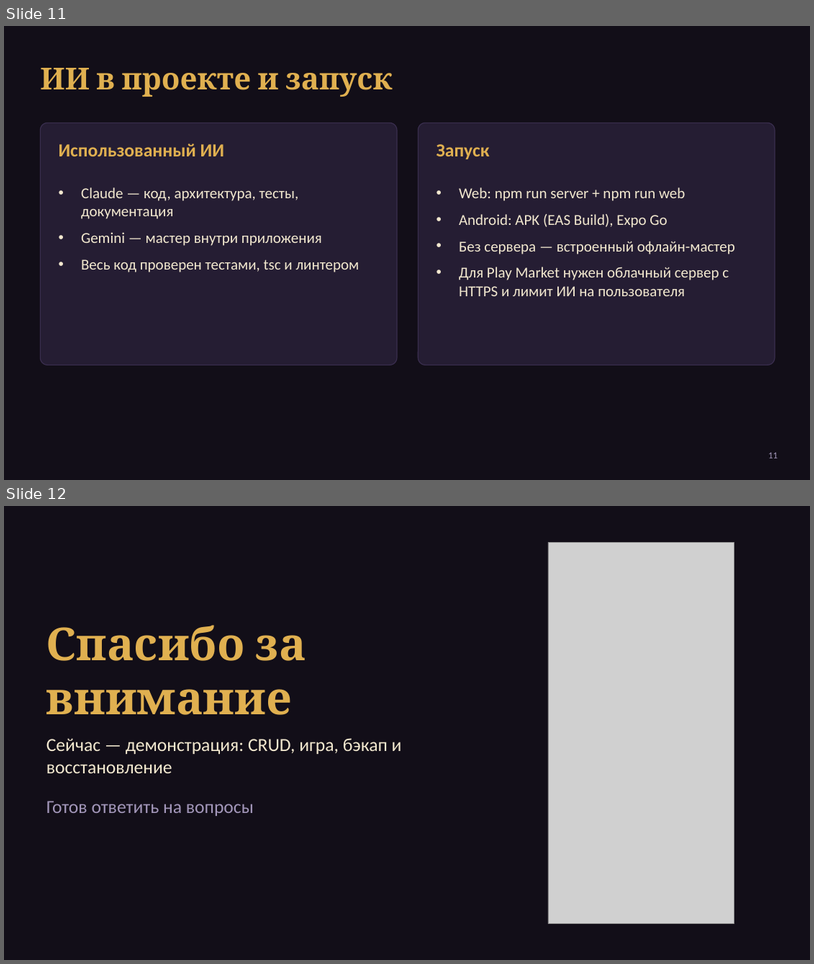
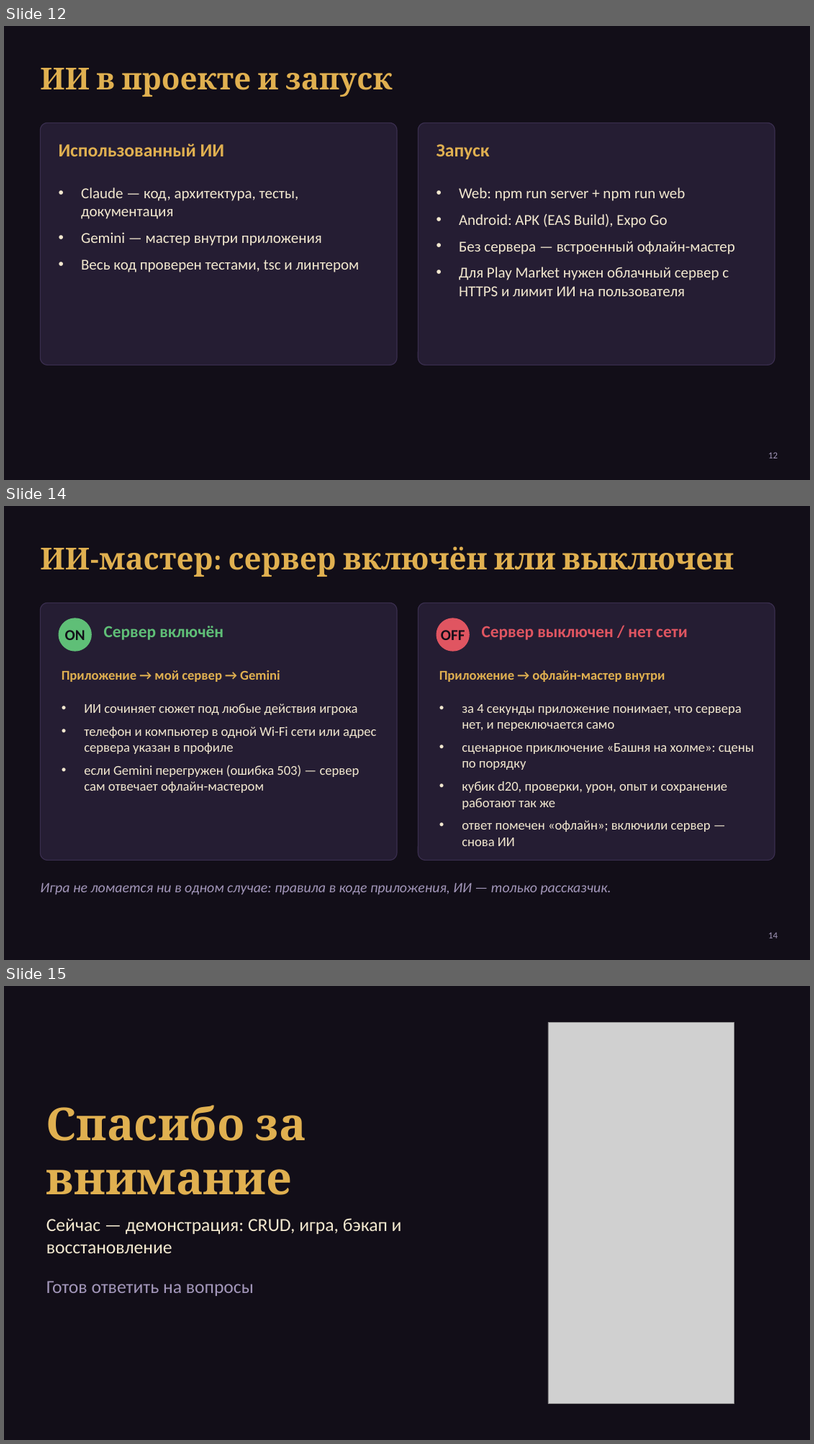
Before and after one commit to jidream02/neuroquest, a slide deck: docs/Презентация NeuroQuest.pptx. Shown one above the other, each under a label of ours: slides 11 and 12 before the commit, slides 12, 14 and 15 after it; the slides between them are not shown. The pictures are 814x964 and 814x1444 pixels, drawn with LibreOffice and Linux fonts; fonts in the diff are those of the drawing; grey boxes stand for pictures. Boxes give left, top, right and bottom in pixels: in the first picture for what was removed or moved away, otherwise in the second. Text is boxed around its words. In the diff, an @@ line names an element or a change of style, - is before the commit and + after.

```diff
--- a/docs/Презентация NeuroQuest.pptx
+++ b/docs/Презентация NeuroQuest.pptx
@@ slide 14 added at <box>4,506,810,960</box>, background #120E18 @@
@@ title added at <box>40,546,735,577</box>, 36 pt, text #E0B050, bold @@
+ИИ-мастер: сервер включён или выключен
@@ rounded rectangle added at <box>40,602,397,860</box>, fill #251D33, outline #3A2E4F 1 pt @@
@@ rounded rectangle added at <box>419,602,775,860</box>, fill #251D33, outline #3A2E4F 1 pt @@
@@ ellipse added at <box>59,618,92,651</box>, fill #5FBF77 @@
@@ text added at <box>65,630,85,640</box>, 18 pt, text #120E18, bold @@
+ON
@@ text added at <box>104,626,224,640</box>, 20 pt, text #5FBF77, bold @@
+Сервер включён
@@ ellipse added at <box>437,618,470,651</box>, fill #E05561 @@
@@ text added at <box>441,630,465,640</box>, 18 pt, text #120E18, bold @@
+OFF
@@ text added at <box>482,626,688,640</box>, 20 pt, text #E05561, bold @@
+Сервер выключен / нет сети
@@ text added at <box>62,670,280,682</box>, 16 pt, text #E0B050, bold @@
+Приложение → мой сервер → Gemini
@@ text added at <box>440,670,666,682</box>, 16 pt, text #E0B050, bold @@
+Приложение → офлайн-мастер внутри
@@ text added at <box>84,703,376,793</box>, 16 pt, text #F2E8CF @@
+• ИИ сочиняет сюжет под любые действия игрока
+• телефон и компьютер в одной Wi-Fi сети или адрес сервера указан в профиле
+• если Gemini перегружен (ошибка 503) — сервер сам отвечает офлайн-мастером
@@ text added at <box>462,704,754,846</box>, 16 pt, text #F2E8CF @@
+• за 4 секунды приложение понимает, что сервера нет, и переключается само
+• сценарное приключение «Башня на холме»: сцены по порядку
+• кубик d20, проверки, урон, опыт и сохранение работают так же
+• ответ помечен «офлайн»; включили сервер — снова ИИ
@@ text added at <box>40,883,612,895</box>, 17 pt, text #A397BA, italic @@
+Игра не ломается ни в одном случае: правила в коде приложения, ИИ — только рассказчик.
@@ page number added at <box>769,932,778,938</box>, 11 pt, text #A397BA @@
+14
@@ what was slide 11 is now slide 12 @@
@@ page number at <box>769,452,778,458</box>: text changed @@
-11
+12
@@ what was slide 12 is now slide 15 @@
```
Also in this commit, not shown: 2 other slides added, 1 other file.
